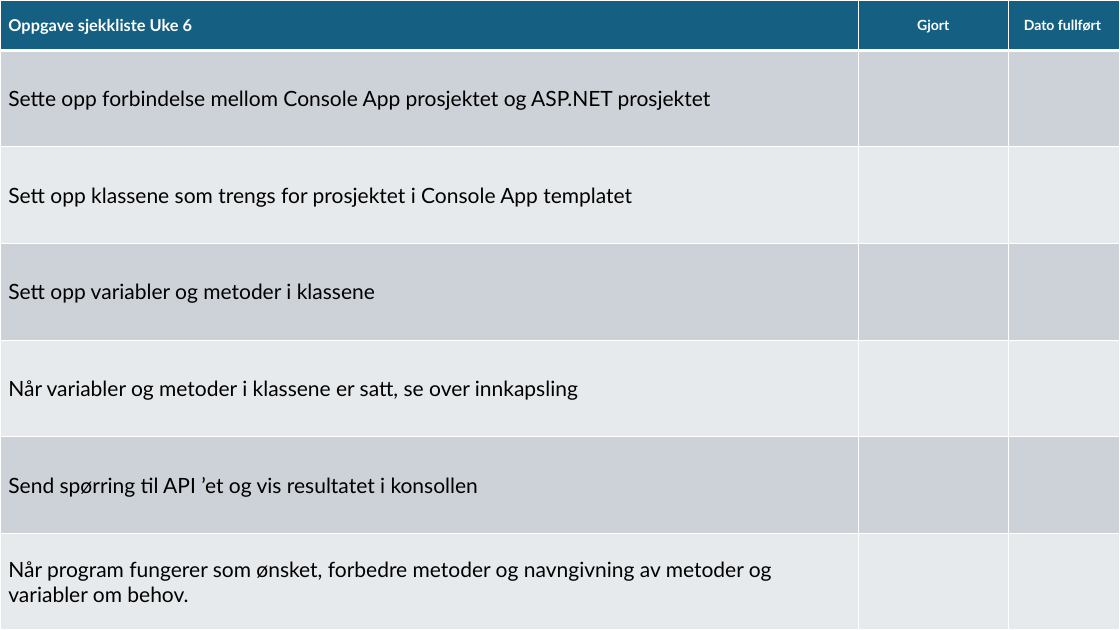
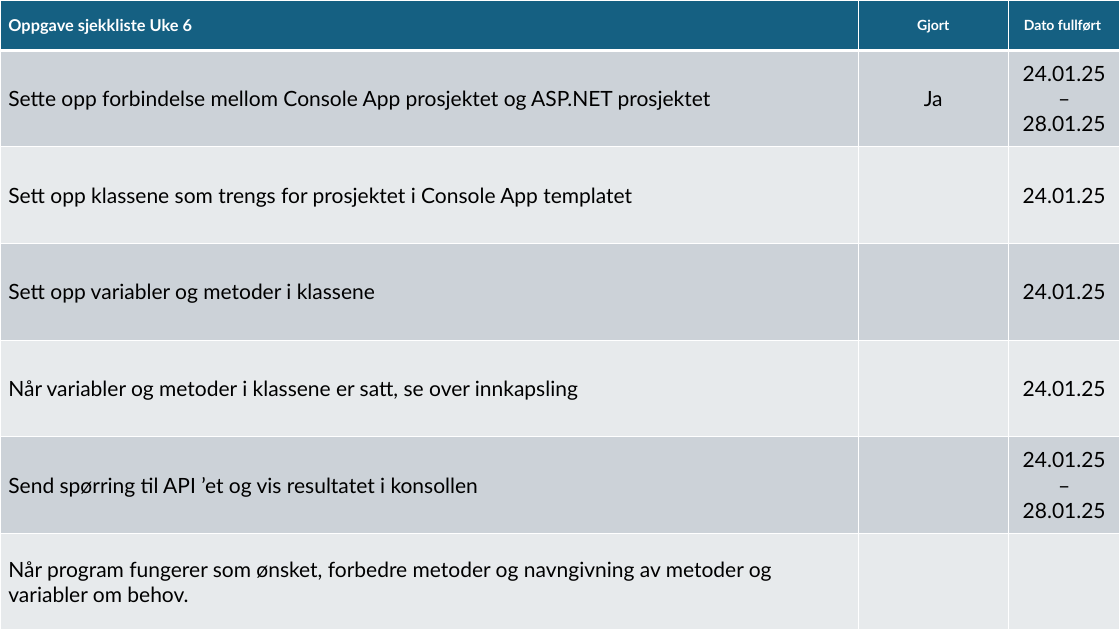
Before and after one commit to MrKleivan/SkoleOppgaverGetAcademy, a slide deck: slide 5 of Emne4/Plan.pptx. Drawn at 1120x630 pixels with LibreOffice and Linux fonts; fonts in the diff are those of the drawing. Boxes give left, top, right and bottom in pixels: in the first picture for what was removed or moved away, otherwise in the second. Text is boxed around its words. In the diff, an @@ line names an element or a change of style, - is before the commit and + after.

```diff
--- a/Emne4/Plan.pptx
+++ b/Emne4/Plan.pptx
@@ table at (0, 0, 1120, 630) @@
-row 2, column 2: 
+row 2, column 2: Ja
-row 2, column 3: 
+row 2, column 3: 24.01.25 – 28.01.25
-row 3, column 3: 
+row 3, column 3: 24.01.25
-row 4, column 3: 
+row 4, column 3: 24.01.25
-row 5, column 3: 
+row 5, column 3: 24.01.25
-row 6, column 3: 
+row 6, column 3: 24.01.25 – 28.01.25
```
Also in this commit, not shown: 2 other slides changed, 49 other files.
